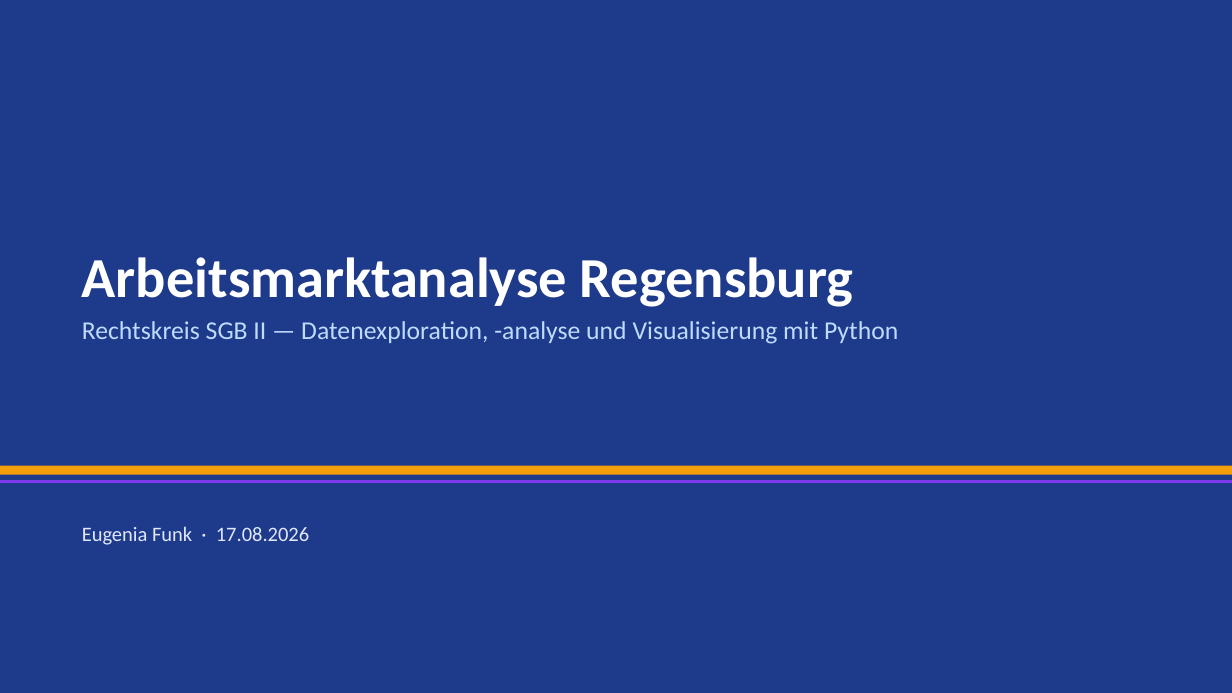
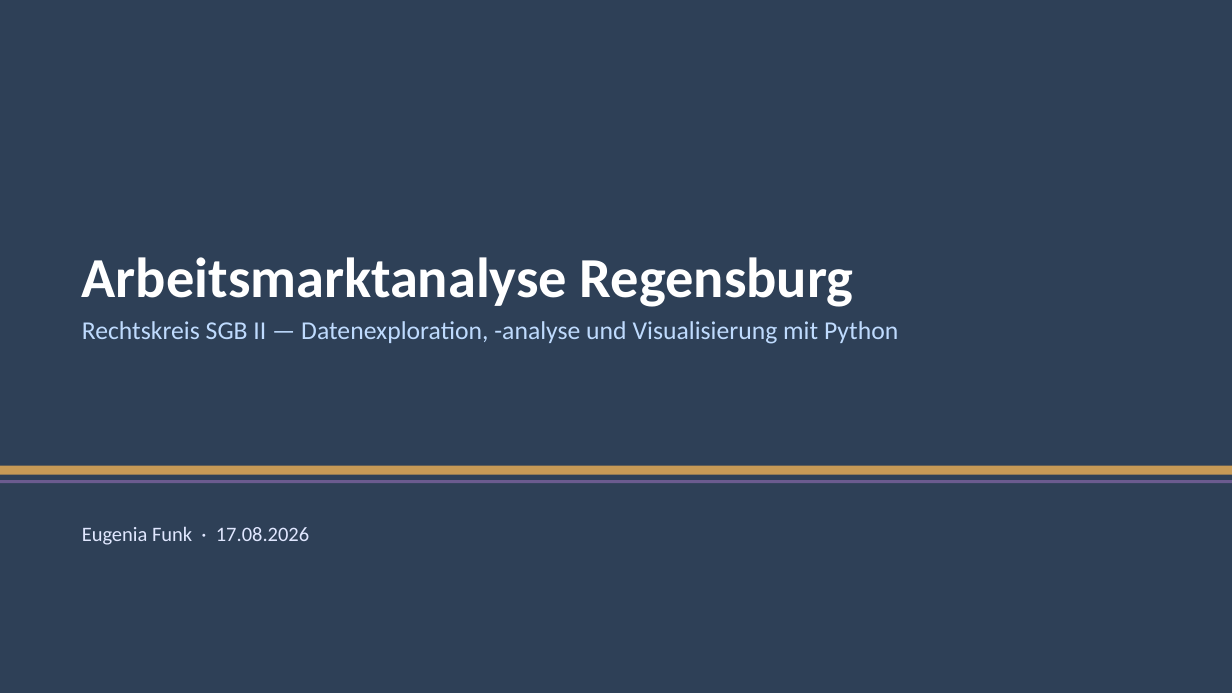
Before and after one commit to eufunk/arbeitsmarkt-regensburg, a slide deck: slide 1 of Dok/Projektpraesentation.pptx. Drawn at 1232x693 pixels with LibreOffice and Linux fonts; fonts in the diff are those of the drawing. Boxes give left, top, right and bottom in pixels: in the first picture for what was removed or moved away, otherwise in the second. Text is boxed around its words. In the diff, an @@ line names an element or a change of style, - is before the commit and + after.

```diff
--- a/Dok/Projektpraesentation.pptx
+++ b/Dok/Projektpraesentation.pptx
@@ background #1E3A8A to #2E4057 @@
@@ rectangle at (0, 465, 1231, 475): fill #F59E0B to #C79A56 @@
@@ rectangle at (0, 480, 1231, 483): fill #7C3AED to #6B5B8F @@
```
Also in this commit, not shown: 29 other slides changed, 35 slides added, 23 other files.
